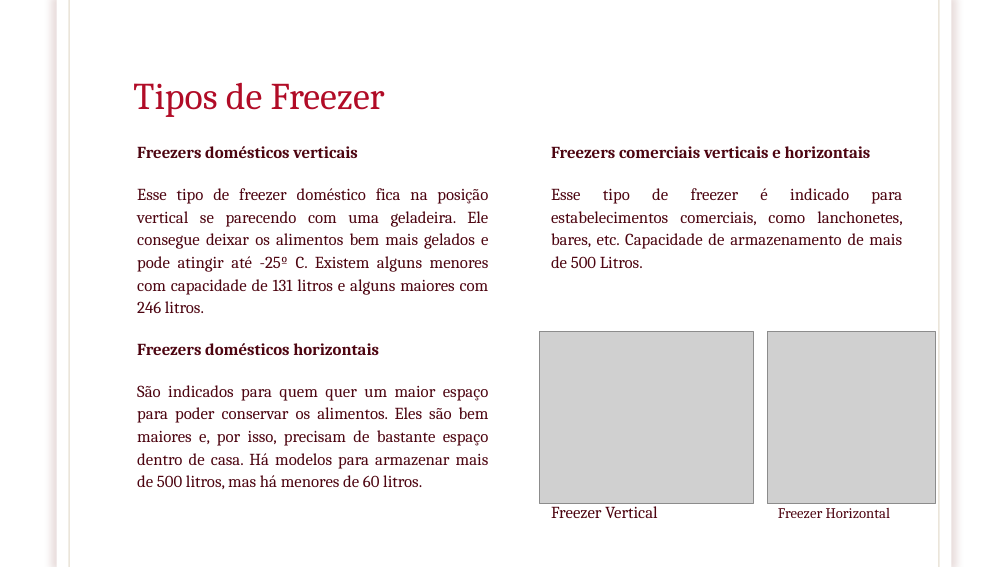
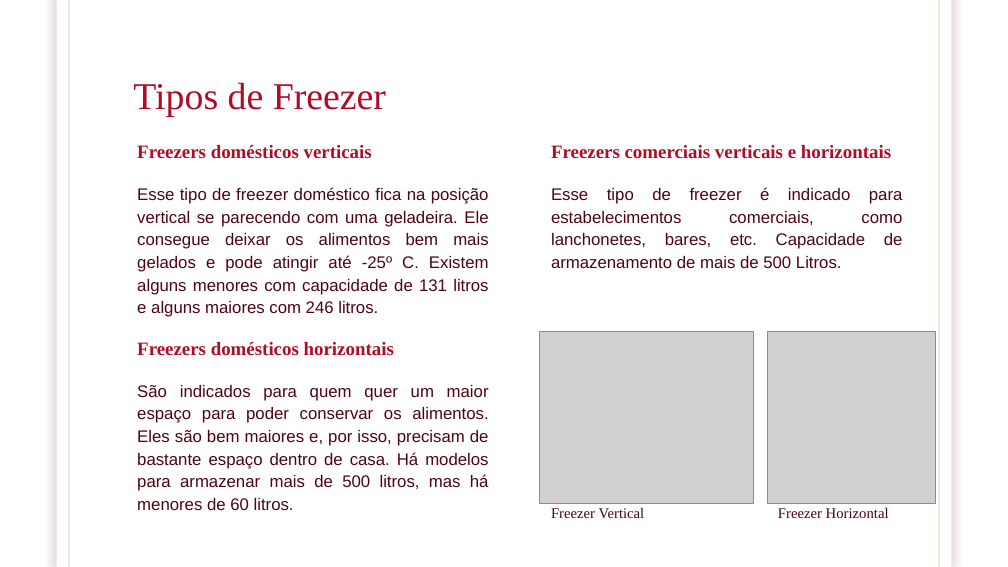
Before and after one commit to DavidRafaelDev/Grupo08ADSB, a slide deck: slide 5 of apresentação projeto P.I.pptx. Drawn at 1008x567 pixels with LibreOffice and Linux fonts; fonts in the diff are those of the drawing; grey boxes stand for pictures; background and template pictures are left out. Boxes give left, top, right and bottom in pixels: in the first picture for what was removed or moved away, otherwise in the second. Text is boxed around its words. In the diff, an @@ line names an element or a change of style, - is before the commit and + after.

```diff
--- a/apresentação projeto P.I.pptx
+++ b/apresentação projeto P.I.pptx
@@ title "Tipos de Freezer" at (133,82,386,117): font Cambria to Times New Roman @@
@@ text "Freezers domésticos verticais" at (137,145,489,510): size 16 to 18 pt, font Cambria to Times New Roman, text colour #4D0511 to #B10C27 in "Freezers domésticos verticais", "Freezers domésticos horizontais"; font Cambria to Arial in "Esse tipo de freezer doméstico fica na ...", "São indicados para quem quer um maior ..." @@
@@ text "Freezers comerciais verticais e horizontais" at (551,145,903,518): size 16 to 18 pt, text colour #4D0511 to #B10C27 in "Freezers comerciais verticais e horizontais"; font Cambria to Times New Roman in "Freezers comerciais verticais e horizontais", "Freezer Vertical Freezer Horizontal"; font Cambria to Arial in "Esse tipo de freezer é indicado para ..."; size 16 to 14 pt in "Freezer Vertical" @@
```
Also in this commit, not shown: 11 other slides changed.
